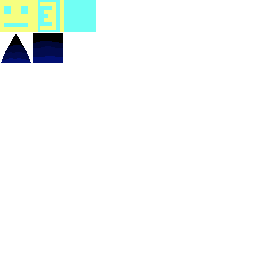
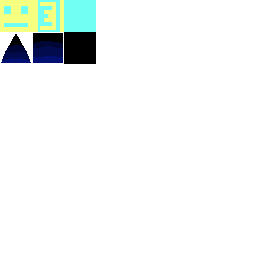
Before/after of a (256, 256) layered artwork. What changed in the layer stack:
painted on "9" over [left=64, top=32, right=96, bottom=64]
